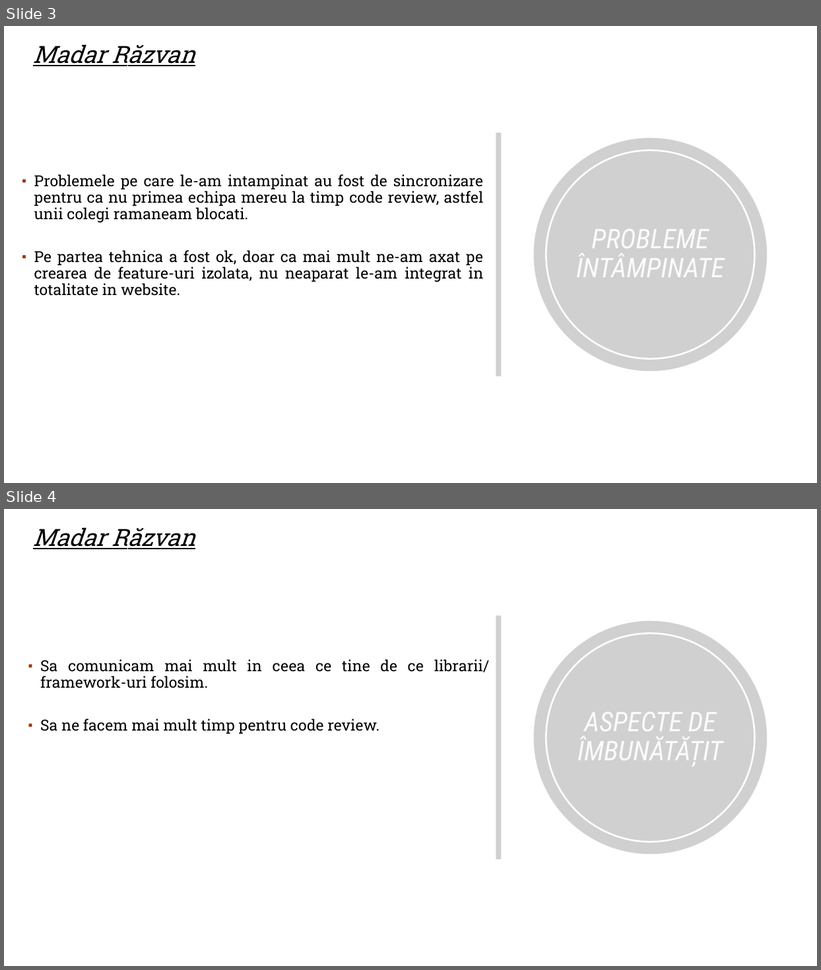
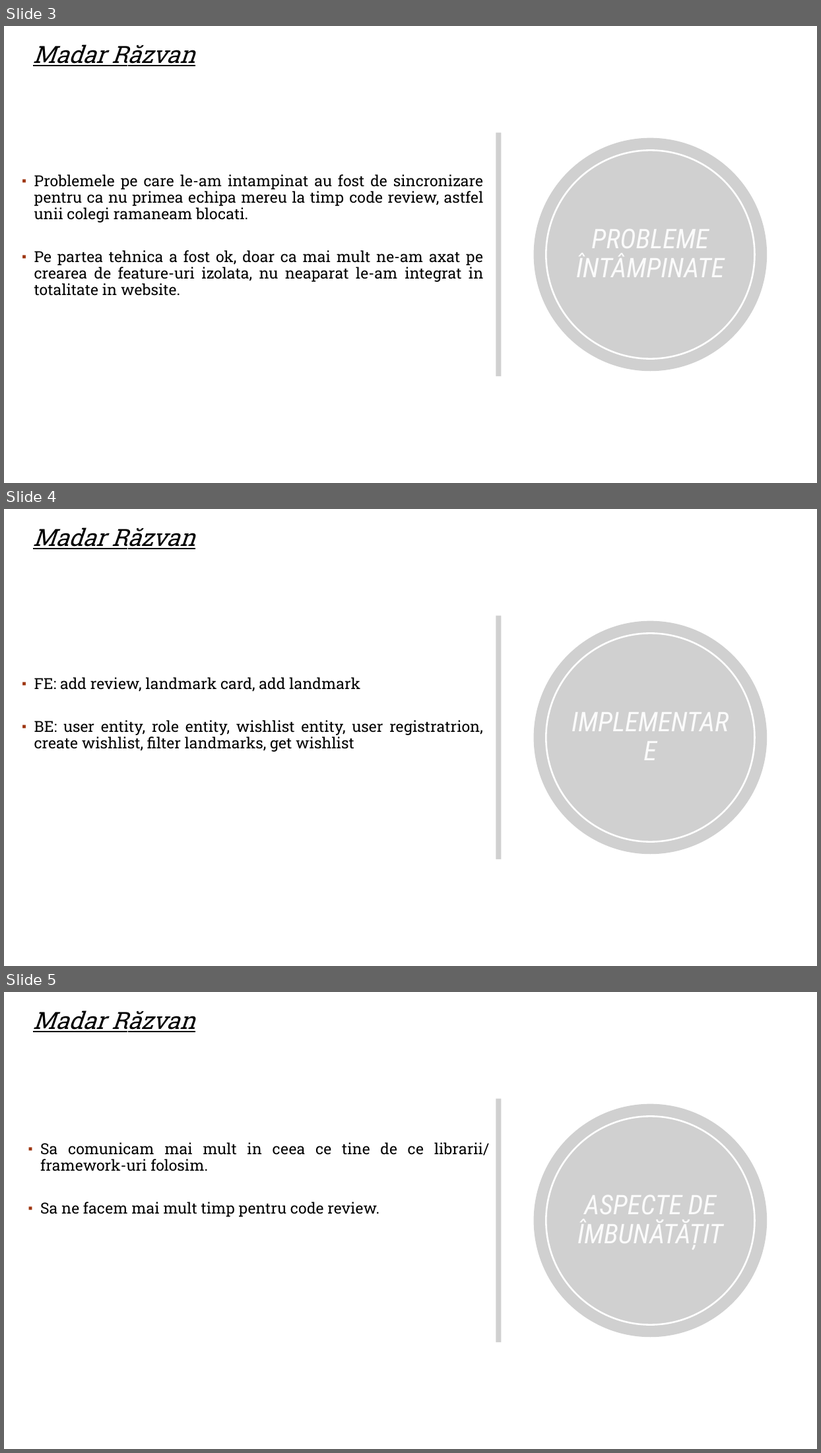
Before and after one commit to DISI-2023/30641_STOICA_DANIELA_TRAVEL_POINTS_BACKEND, a slide deck: Travel points.pptx. Shown one above the other, each under a label of ours: slides 3 and 4 before the commit, slides 3, 4 and 5 after it. The pictures are 821x970 and 821x1453 pixels, drawn with LibreOffice and Linux fonts; fonts in the diff are those of the drawing; grey boxes stand for pictures; background and template pictures are left out. Boxes give left, top, right and bottom in pixels: in the first picture for what was removed or moved away, otherwise in the second. Text is boxed around its words. In the diff, an @@ line names an element or a change of style, - is before the commit and + after.

```diff
--- a/Travel points.pptx
+++ b/Travel points.pptx
@@ slide 4 added at [4,509,817,966], background #FFFFFF @@
@@ rectangle added at [4,509,817,966], fill #FFFFFF @@
@@ text added at [33,527,195,549], 28 pt, text #000000, italic, underline @@
+Madar Răzvan
@@ picture added at [496,616,502,860] @@
@@ picture added at [534,621,768,855] @@
@@ ellipse added at [547,634,755,842], outline #FFFFFF 2 pt @@
@@ text added at [34,677,483,752], 18 pt, text #000000 @@
+▪ FE: add review, landmark card, add landmark
+▪ BE: user entity, role entity, wishlist entity, user registratrion, create wishlist, filter landmarks, get wishlist
@@ title added at [563,667,739,808], 32 pt, text #FCFCFC, italic @@
+IMPLEMENTARE
@@ what was slide 4 is now slide 5 @@
```
Also in this commit, not shown: 3 slides changed, 3 other slides added.
